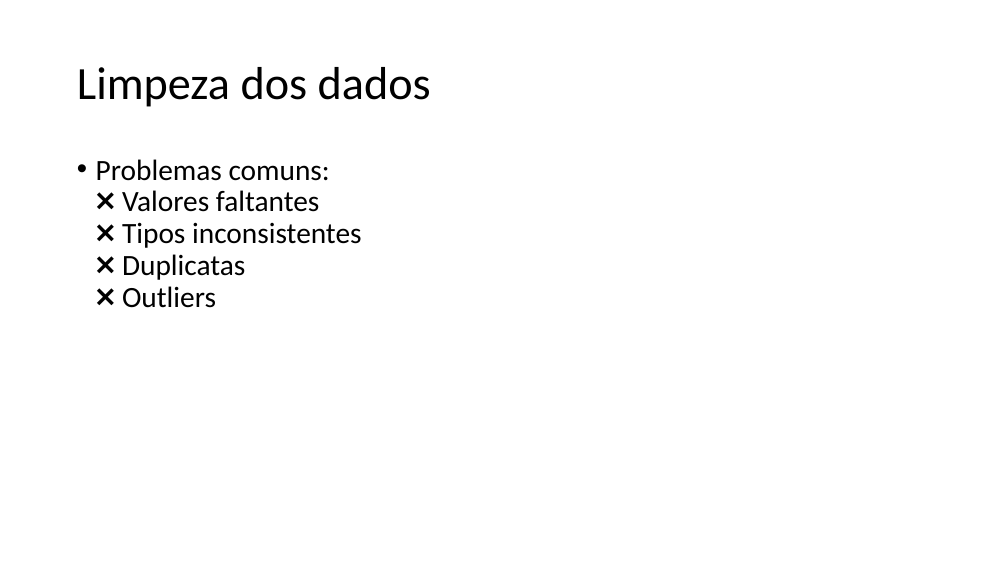
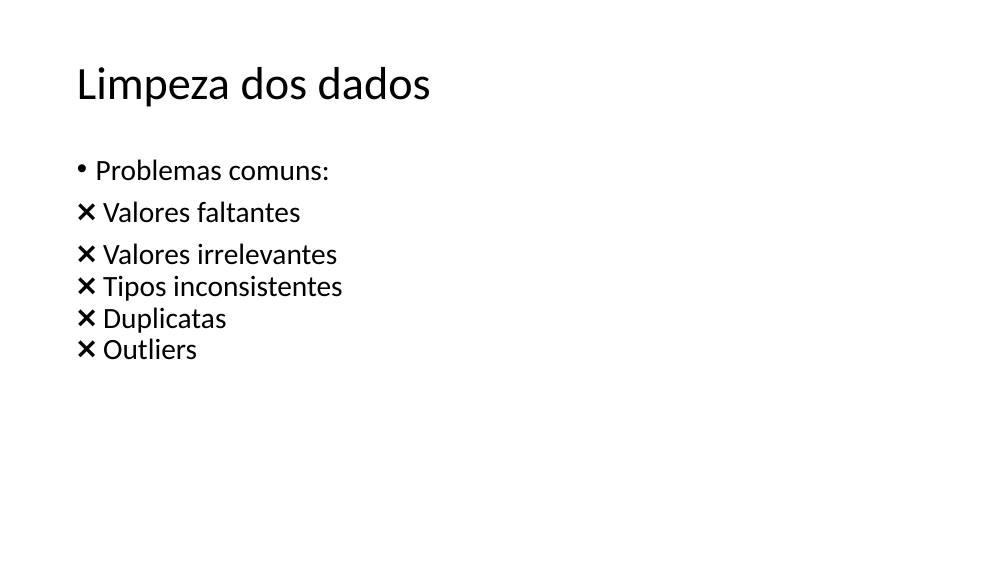
Before and after one commit to zz4fap/c24_inteligencia_artificial, a slide deck: slide 11 of slides/C24_EDA.pptx. Drawn at 1008x567 pixels with LibreOffice and Linux fonts; fonts in the diff are those of the drawing. Boxes give left, top, right and bottom in pixels: in the first picture for what was removed or moved away, otherwise in the second. Text is boxed around its words. In the diff, an @@ line names an element or a change of style, - is before the commit and + after.

```diff
--- a/slides/C24_EDA.pptx
+++ b/slides/C24_EDA.pptx
@@ text at [96,159,343,360]: text changed @@
-• Problemas comuns:
-  ❌ Valores faltantes
-  ❌ Tipos inconsistentes
-  ❌ Duplicatas
-  ❌ Outliers
+• Problemas comuns:
+❌ Valores faltantes
+❌ Valores irrelevantes
+❌ Tipos inconsistentes
+❌ Duplicatas
+❌ Outliers
```
Also in this commit, not shown: 4 other slides changed, 2 slides added, 2 slides removed, 1 other file.
